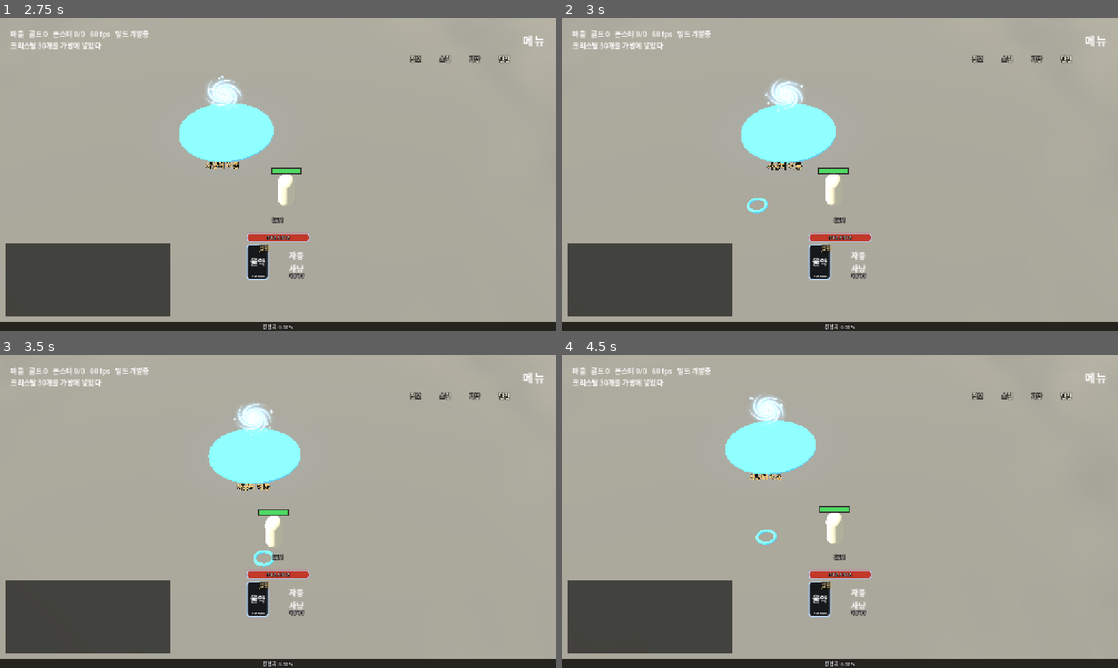
Above: before the commit, frames 1-4 (two rows, left to right).
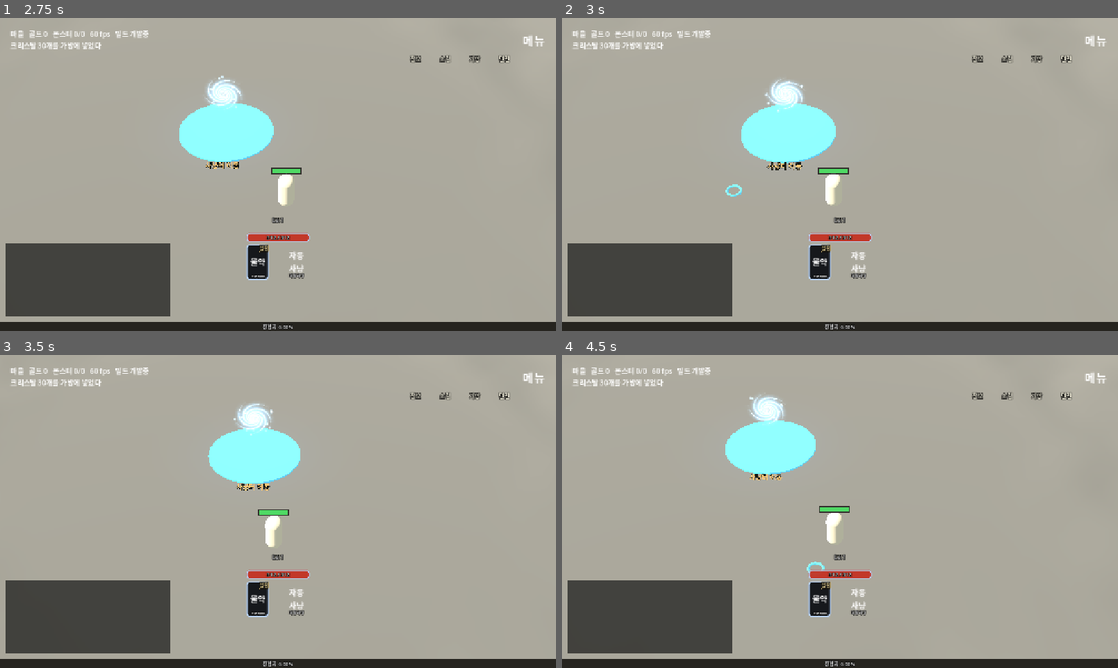
Above: after the commit, the same moments.

Repository: gogoalswo/MMORPG
Game: Godot game, scene res://start.tscn
Two runs of this game, one before a commit and one after it. Both use one fixed random seed, a clock stepped at 60 frames per second and the inputs below.
Inputs (mouse positions are in pixels of both pictures, inside the frame that each line leads up to):
- Up to frame 1 (2.75 s): click (278, 130) at 0.52 s; type "12" at 0.6 s; click (278, 196) at 1.27 s; tap Enter at 2 s; move the mouse to (400, 158) at 2.02 s; hold D from 2.03 s (still down); tap 1 at 2.1 s; click (400, 158) at 2.17 s
- Up to frame 2 (3 s): release D at 2.75 s; drag from (728, 190) to (812, 237) at 2.77 s
- Up to frame 3 (3.5 s): no input
- Up to frame 4 (4.5 s): move the mouse to (895, 442) at 3.52 s; hold D 3.53-4.25 s; tap 1 at 3.6 s; click (895, 442) at 3.67 s; drag from (812, 574) to (673, 464) at 4.27 s

Frame 1 is identical in both runs. In frame 2, 0.1% of the frame differs, in the area x 29-37%, y 53-63%; in frame 3, less than 0.1%; in frame 4, 0.1%.

Commit message:
클릭 이펙트를 퍼지며 사라지게, 누르고 있으면 0.8초마다 다시 띄움
파란 고리가 도착할 때까지 남아 있었고, 땅을 누르고 있으면 매 프레임
손가락 밑으로 옮겨 붙어 안 없어지는 것처럼 보였다. 0.5초 동안 퍼지며
흐려지고 꺼지는 이펙트로 바꾸고, 누르는 동안은 0.8초마다 다시 띄운다.
touch_test 에 확인을 더하고 shot.gd 에 click 모드를 붙였다.

Co-Authored-By: Claude Opus 5.5 <noreply@anthropic.com>
Claude-Session: https://claude.ai/code/session_013rQmFZujFx4oERTe87TwqB

Diff:
--- a/godot/game/game.gd
+++ b/godot/game/game.gd
@@ -261,6 +261,14 @@
 var _holding := false
 ## 누르고 있는 화면 점. 끌면 `_input` 이 옮긴다
 var _hold_at := Vector2.ZERO
+## 클릭 이펙트(`_marker`)가 뜬 지 몇 초 됐나, 누르고 있을 때 다음 것까지 몇 초 남았나.
+## 고리는 **한 번 퍼지며 사라지는 이펙트**다 — 예전엔 도착할 때까지 남아 있었고,
+## 누르고 있으면 매 프레임 손가락 밑으로 옮겨 붙어 안 없어지는 것처럼 보였다.
+## 누르는 동안은 `CLICK_FX_EVERY` 마다 다시 띄운다 (2026-10-02 요청)
+var _marker_age := 0.0
+var _marker_next := 0.0
+const CLICK_FX_EVERY := 0.8
+const CLICK_FX_LIFE := 0.5
 var _seq := 0
 var _half_size := 0.0
 ## 이 존의 지형. 없으면(`null`) 평평한 바닥이다 — 높이는 `_ground_y` 로만 읽는다
@@ -737,6 +745,8 @@
 	ring_mat.albedo_color = Color("#4aa8ff")
 	ring_mat.emission_enabled = true
 	ring_mat.emission = Color("#4aa8ff")
+	# 사라질 때 흐려지게 — `_tick_marker` 가 알파를 내린다
+	ring_mat.transparency = BaseMaterial3D.TRANSPARENCY_ALPHA
 	_marker.material_override = ring_mat
 	_marker.visible = false
 	add_child(_marker)
@@ -5186,6 +5196,8 @@
 			_hold_at = event.position
 			_stuck_at = Vector3.INF
 			_set_target(hit)
+			_pulse_marker()
+			_marker_next = CLICK_FX_EVERY
 
 
 ## 걸어갈 바닥 점을 잡고 표시를 그 자리에 세운다.
@@ -5198,8 +5210,27 @@
 	var z := clampf(hit.z, -_half_size, _half_size)
 	hit = Vector3(x, _ground_y(x, z), z)
 	_target = hit
-	_marker.position = hit + Vector3(0, 0.05, 0)
+
+
+## 클릭 이펙트를 지금 목표 자리에 한 번 띄운다. 퍼지며 흐려지는 건 `_tick_marker`
+func _pulse_marker() -> void:
+	_marker.position = _target + Vector3(0, 0.05, 0)
+	_marker_age = 0.0
+	_marker.scale = Vector3.ONE * 0.6
 	_marker.visible = true
+
+
+## 띄운 클릭 이펙트를 `CLICK_FX_LIFE` 동안 0.6 → 1.2 배로 퍼뜨리며 흐리게 하고 끈다
+func _tick_marker(delta: float) -> void:
+	if not _marker.visible:
+		return
+	_marker_age += delta
+	var t := _marker_age / CLICK_FX_LIFE
+	if t >= 1.0:
+		_marker.visible = false
+		return
+	_marker.scale = Vector3.ONE * lerpf(0.6, 1.2, t)
+	(_marker.material_override as StandardMaterial3D).albedo_color.a = 1.0 - t * t
 
 
 ## 화면의 그 점이 차원문 아치에 닿나
@@ -5362,6 +5393,7 @@
 	_tick_aoe()
 	_tick_range(delta)
 	_tick_learn_hold(delta)
+	_tick_marker(delta)
 	if _auto_spin != null and _auto_spin.visible:
 		# PanelContainer 가 자식 크기를 칸에 맞춰 다시 잡는다 — 축은 그때마다 가운데로
 		_auto_spin.pivot_offset = _auto_spin.size / 2.0
@@ -5407,6 +5439,10 @@
 		var hit := _ground_point(_hold_at)
 		if hit != Vector3.INF:
 			_set_target(hit)
+			_marker_next -= delta
+			if _marker_next <= 0.0:
+				_pulse_marker()
+				_marker_next += CLICK_FX_EVERY
 	if _target == Vector3.INF:
 		return
 	var me := _my_position()
--- a/godot/tests/touch_test.gd
+++ b/godot/tests/touch_test.gd
@@ -36,6 +36,26 @@
 		_failed += 1
 	else:
 		print("  누른 자리 -> 바닥 (%.1f, %.1f)" % [target.x, target.z])
+
+	# 클릭 이펙트는 한 번 퍼지고 사라진다. 누르고 있으면 `CLICK_FX_EVERY` 마다 다시 뜬다
+	# (2026-10-02 요청: "안 없어지고 계속 보여"). 프레임 시간이 고르지 않아 delta 를 직접 넣는다
+	if not game._marker.visible:
+		print("  실패: 땅을 눌렀는데 클릭 이펙트가 안 떴다")
+		_failed += 1
+	game._tick_marker(game.CLICK_FX_LIFE + 0.01)
+	if game._marker.visible:
+		print("  실패: 클릭 이펙트가 %.1f초가 지나도 안 사라진다" % game.CLICK_FX_LIFE)
+		_failed += 1
+	# 이펙트 시계와 다음 이펙트까지의 시계는 따로 간다 — 움직임이 크지 않게 delta 는 짧게 주고 남은 시간을 당긴다
+	game._send_input(0.1)
+	if game._marker.visible:
+		print("  실패: 누르고 있는데 %.1f초가 되기 전에 클릭 이펙트가 또 떴다" % game.CLICK_FX_EVERY)
+		_failed += 1
+	game._marker_next = 0.05
+	game._send_input(0.1)
+	if not game._marker.visible:
+		print("  실패: 누르고 있는데 %.1f초마다 클릭 이펙트가 다시 안 뜬다" % game.CLICK_FX_EVERY)
+		_failed += 1
 
 	for i in 90:
 		await process_frame
--- a/godot/tools/shot.gd
+++ b/godot/tools/shot.gd
@@ -40,6 +40,10 @@
 ## 문까지의 거리. 게임 각(요 45·피치 42)은 그대로 두고 가까이만 당긴다 —
 ## 소용돌이가 화면에서 작으면 찍어도 못 읽는다 (CLAUDE.md 의 "확인이 되는 크기로")
 const PORTAL_DISTANCE := 9.0
+## `click` 으로 찍을 때. 시간을 `CLICK_SLOW` 로 늦춰 누른 채 1.2초쯤을 고르게 나눈다 —
+## 0.8초 간격을 봐야 해서 스킬용 `SLOW` 로는 너무 오래 걸린다
+const CLICK_SLOW := 0.25
+const CLICK_SHOTS := [2, 6, 12, 20, 26, 32]
 ## 몇 프레임째를 찍나. 소용돌이는 계속 돌므로 한 바퀴를 고르게 나눈다
 const PORTAL_SHOTS := [4, 12, 20, 28]
 ## `hud` 로 찍을 때. 고리가 도는지 보려면 몇 프레임 떨어뜨려 찍어야 한다
@@ -118,6 +122,10 @@
 		await _range(game, skill.trim_prefix("range:"))
 		return
 
+	# 땅을 누르고 있는 동안의 클릭 이펙트 — 퍼지며 사라지고 0.8초마다 다시 뜨나
+	if skill == "click":
+		await _click(game, shots if args.size() > 1 and str(args[1]) != "" else CLICK_SHOTS)
+		return
 	# 몬스터를 한 대로 잡는다 — 피해 숫자와 `+n EXP` 가 겹치지 않는지 본다
 	if skill == "kill":
 		await _kill(game)
@@ -227,6 +235,35 @@
 	sheet.resize(int(sheet.get_width() * 0.6), int(sheet.get_height() * 0.6), Image.INTERPOLATE_BILINEAR)
 	sheet.save_png("res://../logs/shot_sheet.png")
 	print("logs/shot_sheet.png  (가운데를 잘라 3열로 붙인 것)")
+	quit(0)
+
+
+## 땅을 누른 채로 두고 클릭 이펙트를 찍는다. 장마다 이펙트 나이·크기·알파를 같이 적는다
+func _click(game: Node3D, shots: Array) -> void:
+	var size := root.get_visible_rect().size
+	Engine.time_scale = CLICK_SLOW
+	# 판에 붙는 가운데 안, 마을 차원문(캐릭터 위쪽)을 피한 오른쪽 아래 바닥
+	game._unhandled_input(_press_event(Vector2(size.x * 0.6, size.y * 0.62)))
+	var began := Time.get_ticks_msec()
+	var frame := 0
+	var taken := 0
+	var sheet: Image = null
+	while taken < shots.size():
+		await process_frame
+		frame += 1
+		if frame in shots:
+			await RenderingServer.frame_post_draw
+			var img := root.get_texture().get_image()
+			img.save_png("res://../logs/shot_%02d.png" % frame)
+			sheet = _add_to_sheet(sheet, img, taken)
+			taken += 1
+			var m: MeshInstance3D = game._marker
+			print("logs/shot_%02d.png  (게임 %.2f초 · 이펙트 %s · 나이 %.2f · 배율 %.2f · 알파 %.2f)" % [
+				frame, float(Time.get_ticks_msec() - began) * 0.001 * CLICK_SLOW,
+				"보임" if m.visible else "꺼짐", game._marker_age, m.scale.x,
+				(m.material_override as StandardMaterial3D).albedo_color.a])
+	sheet.save_png("res://../logs/shot_sheet.png")
+	print("logs/shot_sheet.png")
 	quit(0)
 
 
Not shown, changed: docs/features/auto-hunt-and-targeting.md
